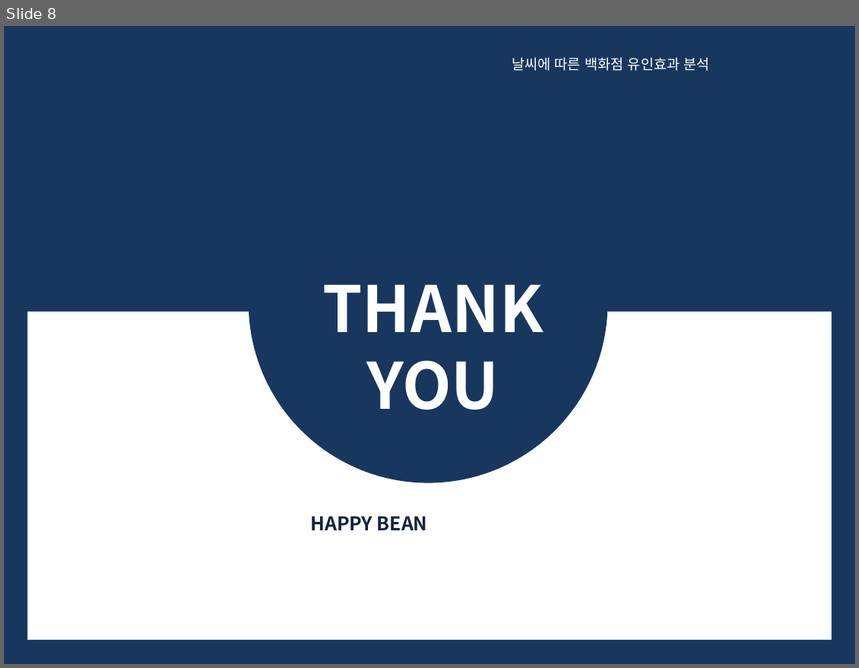
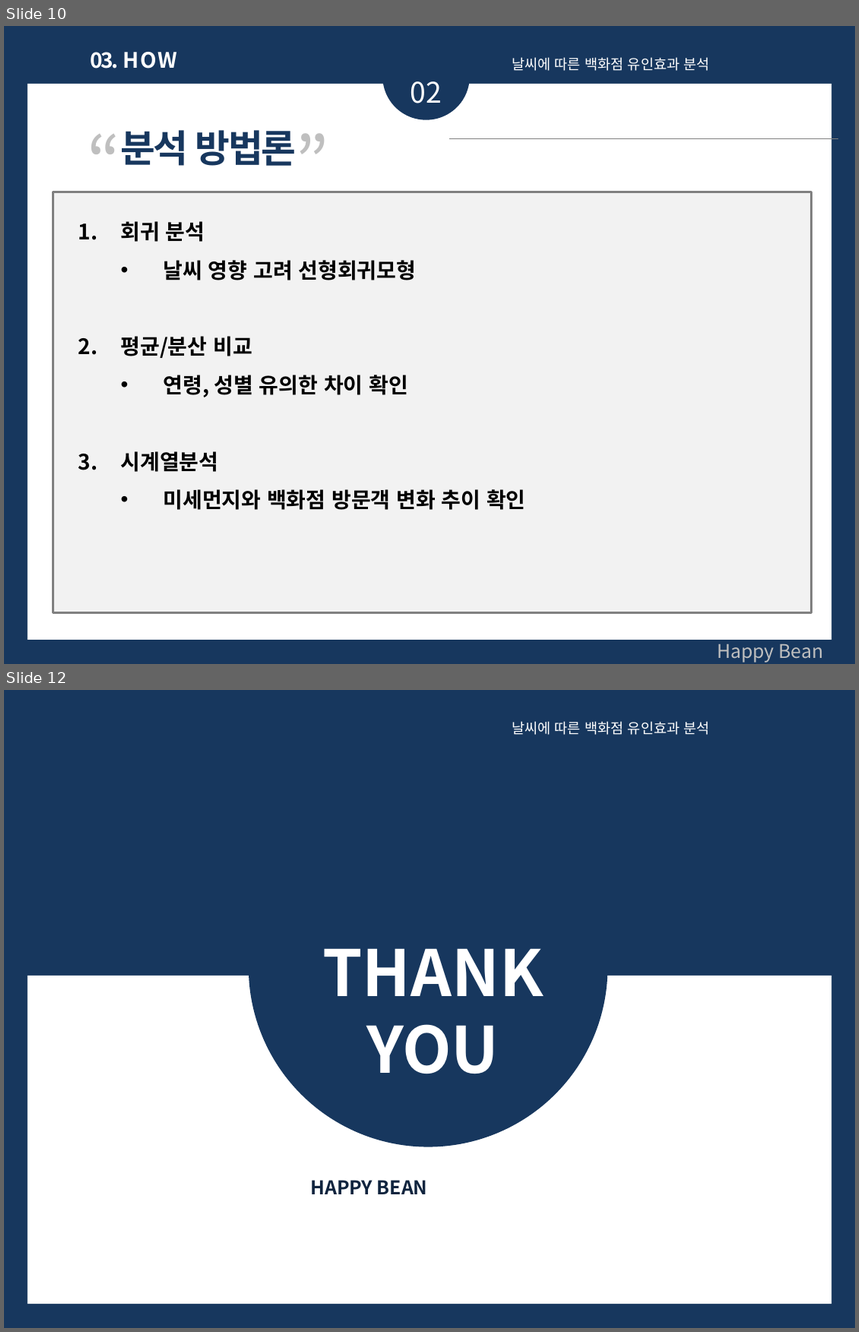
Before and after one commit to jonghyunlee1993/MulticampusSemiProject, a slide deck: 발표자료/1조 세미프로젝트_브리핑_강자연 수정.pptx. Shown one above the other, each under a label of ours: slide 8 before the commit, slides 10 and 12 after it; the slides between them are not shown. The pictures are 859x668 and 859x1332 pixels, drawn with LibreOffice and Linux fonts; fonts in the diff are those of the drawing. Boxes give left, top, right and bottom in pixels: in the first picture for what was removed or moved away, otherwise in the second. Text is boxed around its words. In the diff, an @@ line names an element or a change of style, - is before the commit and + after.

```diff
--- a/발표자료/1조 세미프로젝트_브리핑_강자연 수정.pptx
+++ b/발표자료/1조 세미프로젝트_브리핑_강자연 수정.pptx
@@ slide 10 added at [4,26,855,664], background #17375E @@
@@ ellipse added at [382,33,470,119], fill #17375E @@
@@ text added at [91,52,178,69], 18 pt, text #FFFFFF, bold @@
+03. H O W
@@ text added at [512,57,710,71], 12 pt, text #FFFFFF @@
+날씨에 따른 백화점 유인효과 분석
@@ rectangle added at [28,84,832,641], fill #FFFFFF @@
@@ text added at [411,81,442,104], 24 pt, text #FFFFFF @@
+02
@@ text added at [4,113,543,208], 60 pt, text #BFBFBF @@
+“ ”
@@ text added at [120,130,297,166], 32 pt, text #17375E, bold @@
+분석 방법론
@@ line added from (450, 138) to (838, 138), #808080 0.75 pt @@
@@ rectangle added at [53,192,811,613], fill #F2F2F2, outline #808080 2 pt @@
@@ text added at [121,221,526,510], 18 pt, text #000000, bold @@
+1. 회귀 분석
+  • 날씨 영향 고려 선형회귀모형
+2. 평균/분산 비교
+  • 연령, 성별 유의한 차이 확인
+3. 시계열분석
+  • 미세먼지와 백화점 방문객 변화 추이 확인
@@ text added at [717,639,823,663], 16 pt, text #BFBFBF @@
+Happy Bean
@@ what was slide 8 is now slide 12 @@
```
Also in this commit, not shown: 7 slides changed, 3 other slides added, 2 other files.
